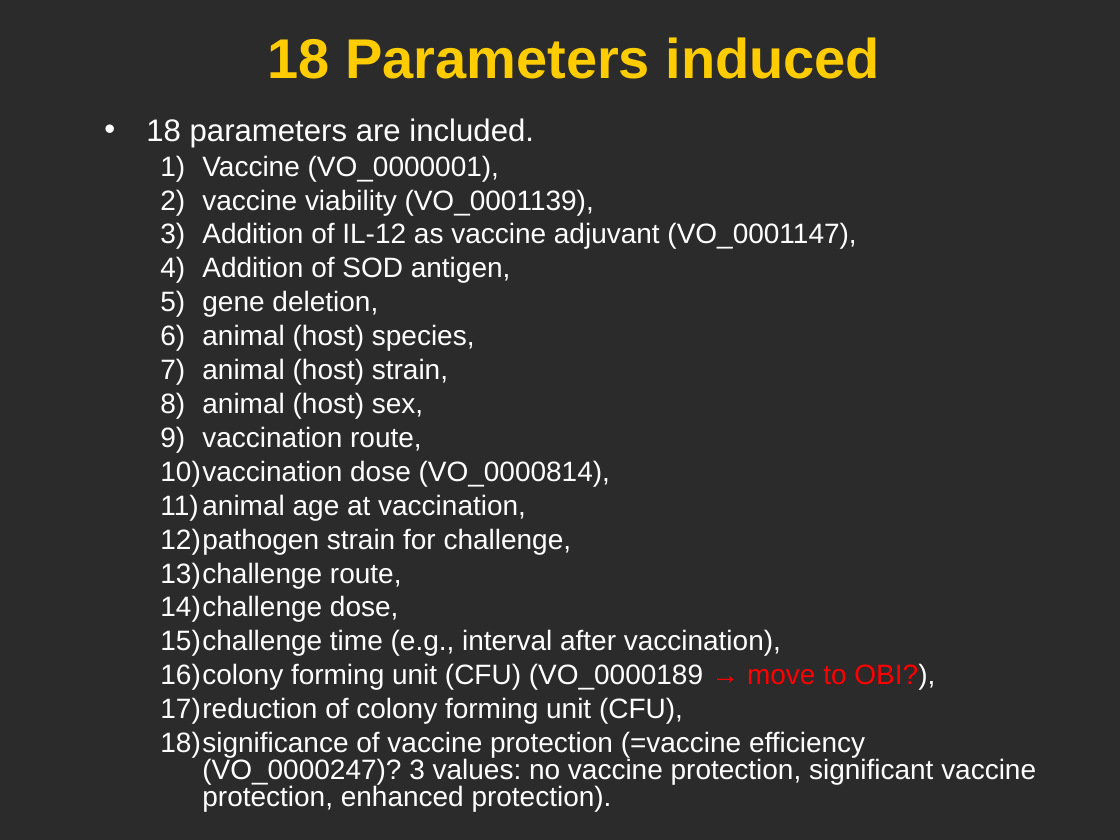
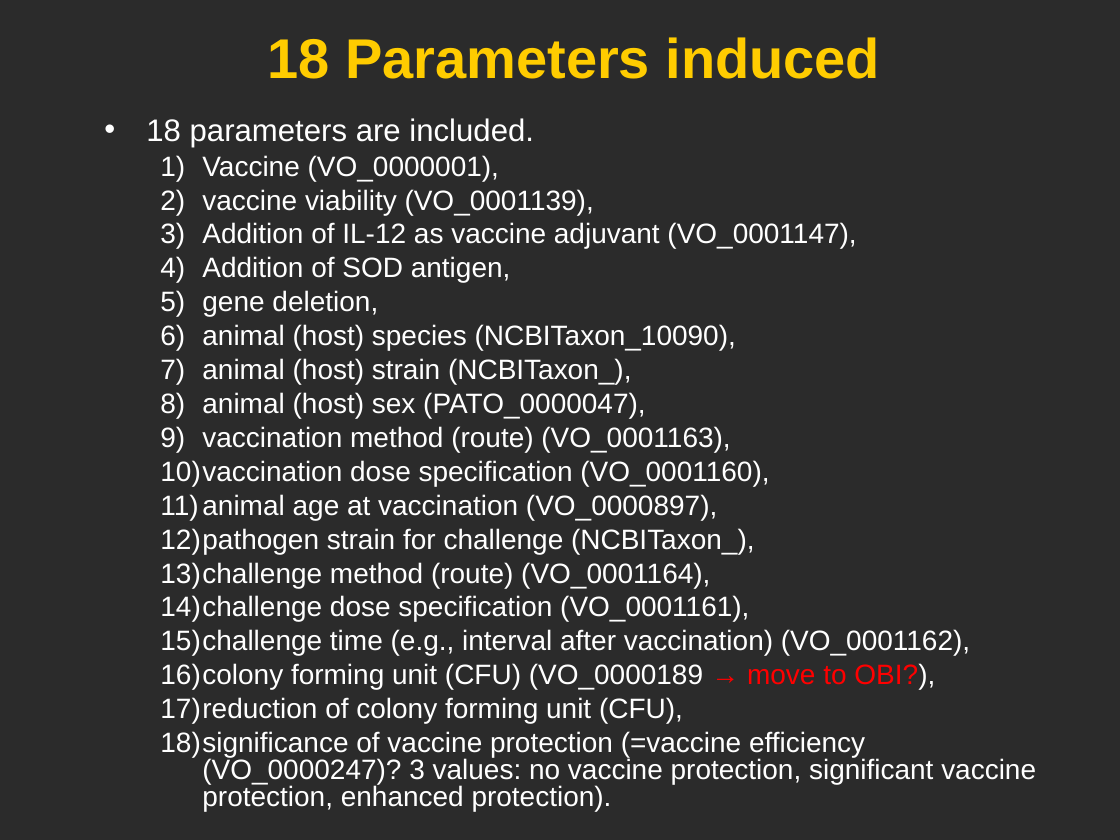
Before and after one commit to obi-ontology/obi-legacy-svn, a slide deck: slide 8 of trunk/docs/developer/use cases/Vaccine_usercase_Vancouver2010.ppt. Drawn at 1120x840 pixels with LibreOffice and Linux fonts; fonts in the diff are those of the drawing; background and template pictures are left out; a plain dark background stands for a picture behind light text. Boxes give left, top, right and bottom in pixels: in the first picture for what was removed or moved away, otherwise in the second. Text is boxed around its words. In the diff, an @@ line names an element or a change of style, - is before the commit and + after.

Commit message:
updates

```diff
--- a/trunk/docs/developer/use cases/Vaccine_usercase_Vancouver2010.ppt
+++ b/trunk/docs/developer/use cases/Vaccine_usercase_Vancouver2010.ppt
@@ text at (x1=160, y1=324, x2=970, y2=656): text changed @@
-  6) animal (host) species,
-  7) animal (host) strain,
-  8) animal (host) sex,
-  9) vaccination route,
-  10) vaccination dose (VO_0000814),
-  11) animal age at vaccination,
-  12) pathogen strain for challenge,
-  13) challenge route,
-  14) challenge dose,
-  15) challenge time (e.g., interval after vaccination),
+  6) animal (host) species (NCBITaxon_10090),
+  7) animal (host) strain (NCBITaxon_),
+  8) animal (host) sex (PATO_0000047),
+  9) vaccination method (route) (VO_0001163),
+  10) vaccination dose specification (VO_0001160),
+  11) animal age at vaccination (VO_0000897),
+  12) pathogen strain for challenge (NCBITaxon_),
+  13) challenge method (route) (VO_0001164),
+  14) challenge dose specification (VO_0001161),
+  15) challenge time (e.g., interval after vaccination) (VO_0001162),
```
Also in this commit, not shown: 2 other slides changed, 2 slides added.
